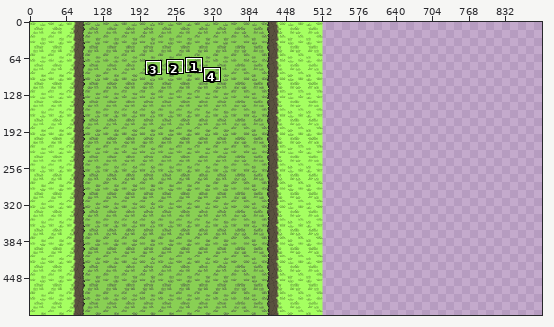
Sprite sheet, stored at cliffgrass.png. The first picture is a wide view before the edit; the outline marks the close-up.
Close-up. Before the edit:
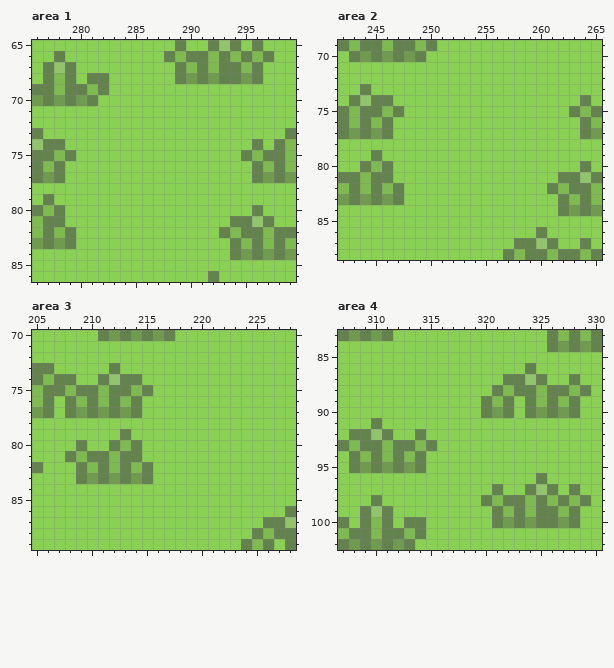
The file is 512x512 pixels. Shown: area 1: x 276..299, y 65..86; area 2: x 242..265, y 69..88; area 3: x 205..228, y 70..89; area 4: x 307..330, y 83..102. The old version is drawn lined up with the new one, on the new canvas. The commit also changed other parts of the picture, which this record leaves out.
The result:
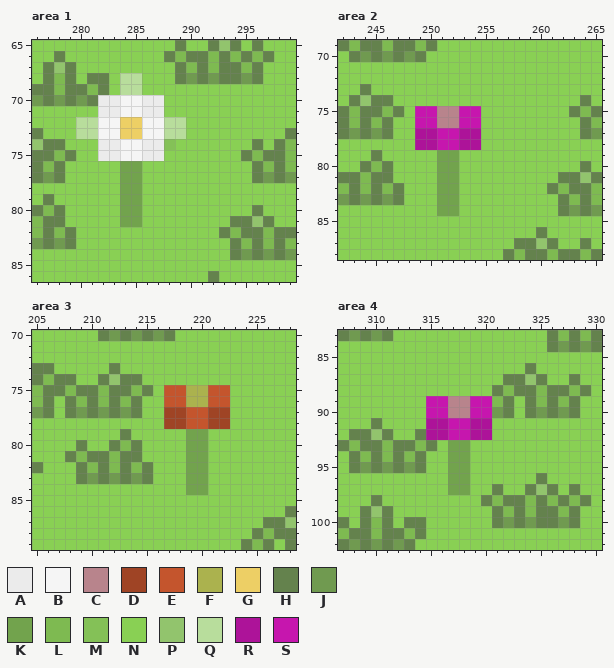
Palette (. is transparent): A #ebebeb  B #f5f5f5  C #b8848c  D #9f4425  E #c4552d  F #abb24e  G #edcf65  H #64824d  J #709a50  K #72a34d  L #7eba51  M #84c157  N #89d054  P #92c46d  Q #b8dd9c  R #ad1399  S #c616ae
From old to new:
canvas 512x512 -> 896x512
Changed rows in their new state; - is an unchanged pixel.
Area 1:
first column x 280:
68 ----QQ----
69 ----QQ----
70 --AABBAA--
71 --AABBAA--
72 QQBBGGBBQQ
73 QQBBGGBBQQ
74 --AABBAAM-
75 --AABBAA--
76 ----KK----
77 ----KK----
78 ----KK----
79 ----KK----
80 ----KK----
81 ----KK----
Area 2:
first column x 249:
75 SSCCSS
76 SSCCSS
77 RRSSRR
78 RRSSRR
79 --KK--
80 --KK--
81 --KK--
82 --KK--
83 --KK--
84 --KK--
Area 3:
first column x 217:
75 EEFFEE
76 EEFFEE
77 DDEEDD
78 DDEEDD
79 --KK--
80 --KK--
81 --KK--
82 --KK--
83 --KK--
84 --KK--
Area 4:
first column x 315:
 89 SSCCSS
 90 SSCCSS
 91 RRSSRR
 92 RRSSRR
 93 --KK--
 94 --KK--
 95 --KK--
 96 --KK--
 97 --KK--
Boxes around the changes in both close-ups, in picture pixels (x1, y1, x2, y2):
changed: (76, 73, 186, 227)
changed: (415, 106, 481, 216)
changed: (164, 385, 230, 495)
changed: (426, 396, 492, 495)
